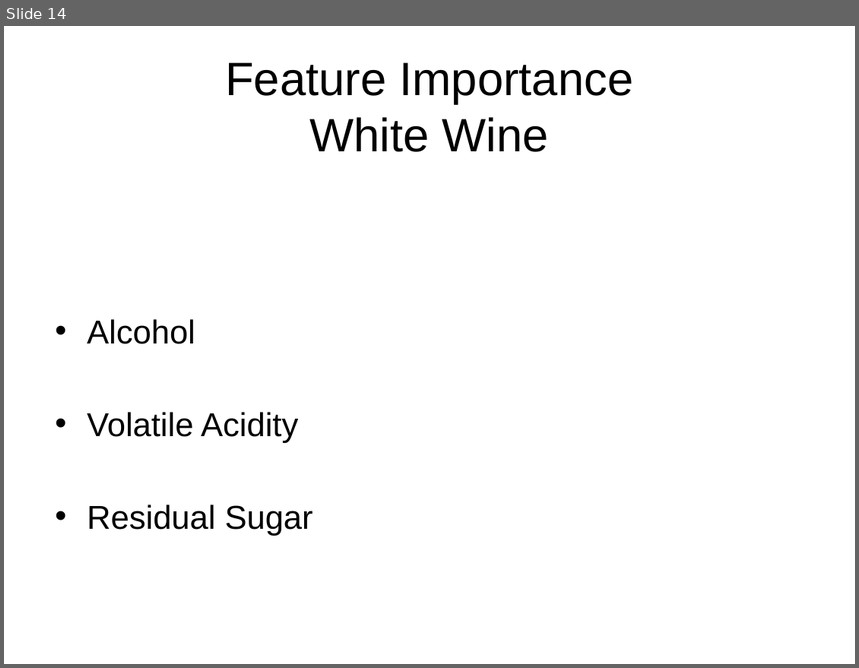
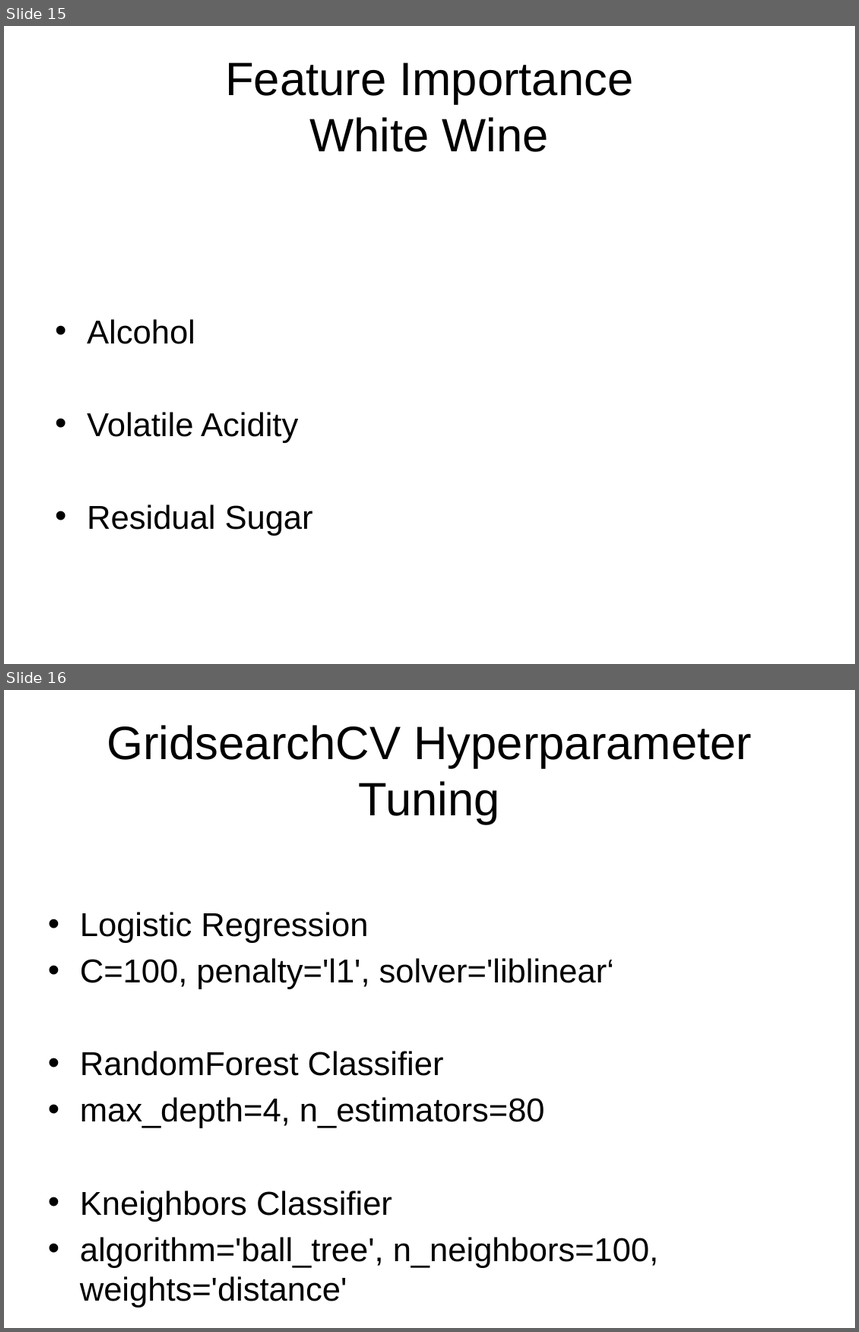
Before and after one commit to delwester/Springboard, a slide deck: Capstone2/Capstone2_FinalPres.pptx. Shown one above the other, each under a label of ours: slide 14 before the commit, slides 15 and 16 after it. The pictures are 859x668 and 859x1332 pixels, drawn with LibreOffice and Linux fonts; fonts in the diff are those of the drawing. Boxes give left, top, right and bottom in pixels: in the first picture for what was removed or moved away, otherwise in the second. Text is boxed around its words. In the diff, an @@ line names an element or a change of style, - is before the commit and + after.

```diff
--- a/Capstone2/Capstone2_FinalPres.pptx
+++ b/Capstone2/Capstone2_FinalPres.pptx
@@ slide 16 added at <box>4,690,855,1328</box>, background #FFFFFF @@
@@ title added at <box>107,725,752,824</box>, 39.6 pt, text #000000 @@
+GridsearchCV Hyperparameter Tuning
@@ text added at <box>80,912,659,1308</box>, 28 pt, text #000000 @@
+• Logistic Regression
+• C=100, penalty='l1', solver='liblinear‘
+• RandomForest Classifier
+• max_depth=4, n_estimators=80
+• Kneighbors Classifier
+• algorithm='ball_tree', n_neighbors=100, weights='distance'
@@ what was slide 14 is now slide 15 @@
```
Also in this commit, not shown: 7 slides changed, 4 other slides added, 4 slides removed.
